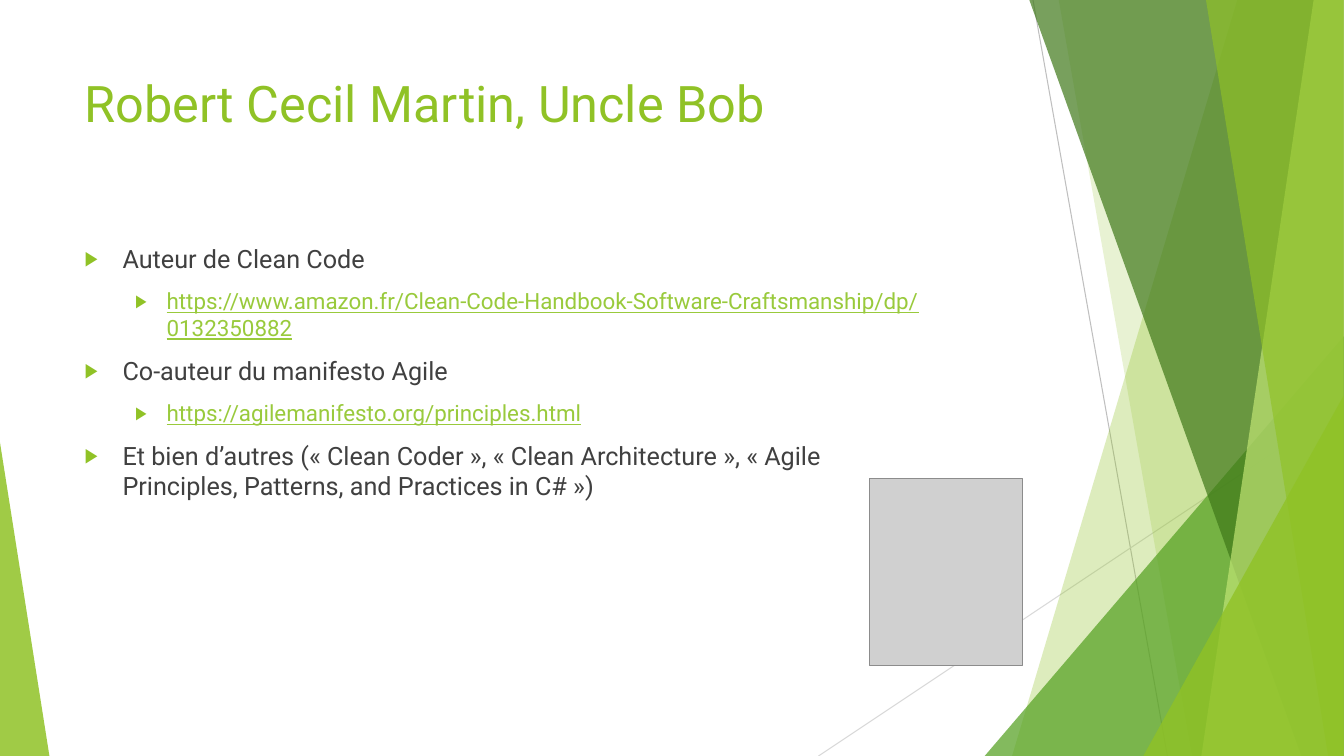
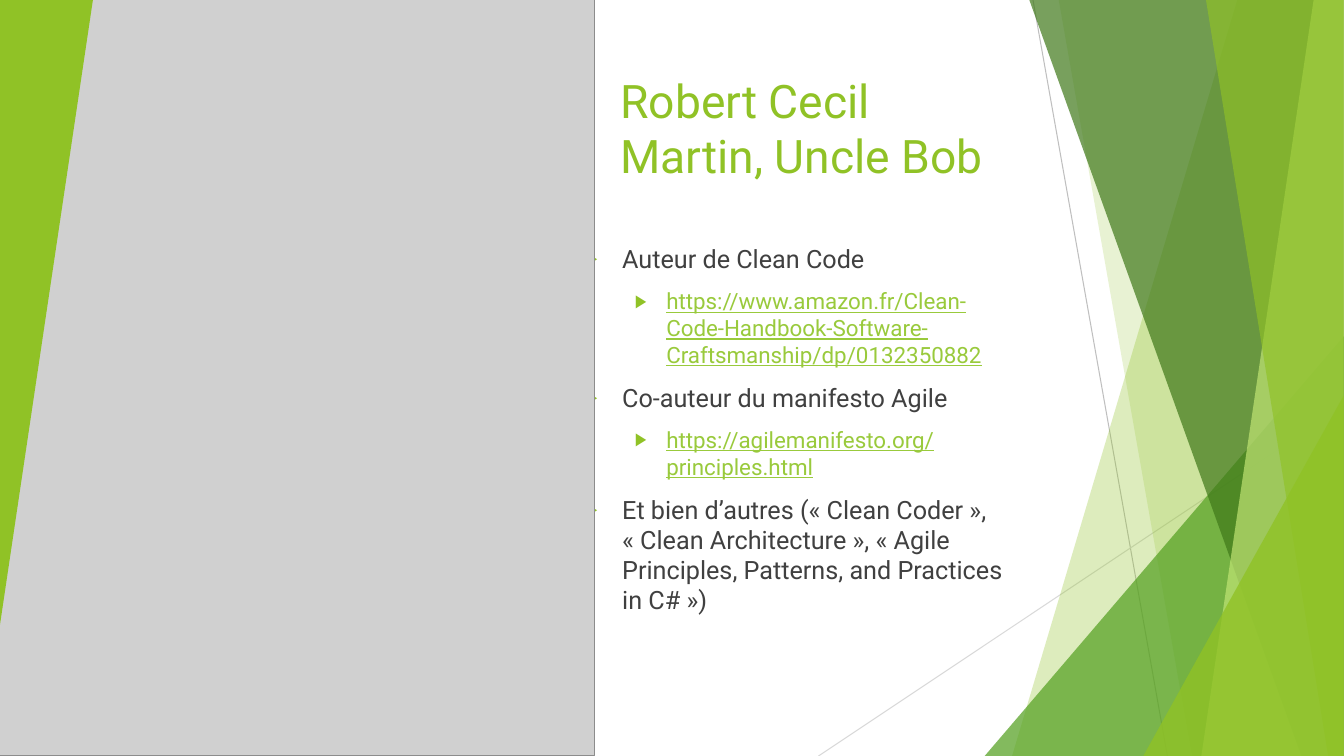
Before and after one commit to worming004/SimpleIsNotEasy, a slide deck: slide 5 of PPT/Easy != Simple.pptx. Drawn at 1344x756 pixels with LibreOffice and Linux fonts; fonts in the diff are those of the drawing; grey boxes stand for pictures. Boxes give left, top, right and bottom in pixels: in the first picture for what was removed or moved away, otherwise in the second. Text is boxed around its words. In the diff, an @@ line names an element or a change of style, - is before the commit and + after.

```diff
--- a/PPT/Easy != Simple.pptx
+++ b/PPT/Easy != Simple.pptx
@@ picture: place and size @@
-picture at <box>870,479,1023,666</box>
+picture at <box>0,0,595,756</box>
@@ triangle added at <box>0,0,93,625</box>, fill #90C226 @@
@@ title "Robert Cecil Martin, Uncle Bob": place and size @@
-title "Robert Cecil Martin, Uncle Bob" at <box>85,84,764,129</box>
+title "Robert Cecil Martin, Uncle Bob" at <box>620,83,983,180</box>
@@ title "Robert Cecil Martin, Uncle Bob" at <box>620,83,983,180</box>: size 36 to 33 pt @@
@@ text "Auteur de Clean Code" rewrapped from <box>123,249,918,500</box> to <box>622,249,1003,610</box> @@
```
Also in this commit, not shown: 14 other slides changed.
